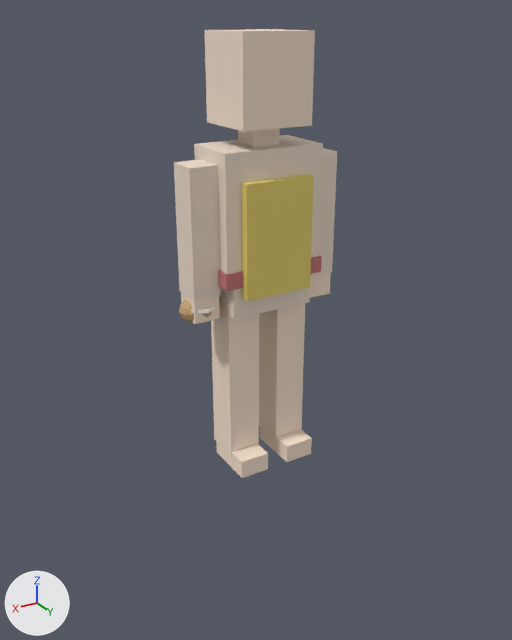
A saved change to the glTF model characters/eurydice.glb.
The view is the same before and after, from a camera (50 mm lens) standing at (1.74, 2.88, 2.24) and looking at (-0.02, -0.06, 0.77). The axes (+X, +Y, +Z) are drawn at lower left. The lights are the same throughout. The first picture is the older version. Where no turn or scale is listed for an object, it has been applied to the vertices. Vertices at exactly the same position are counted once.

Script lines for the objects in view, before the commit:
```python
ob_arm_l_upper = bpy.data.objects.new('arm_L_upper', me_cube_009)
ob_arm_l_upper.parent = ob_arm_l
ob_arm_l_upper.location = (0.0, 0.0, -0.3)
ob_arm_l_upper.scale = (0.07, 0.08, 0.31)
ob_arm_r_hand = bpy.data.objects.new('arm_R_hand', me_cube_012)
ob_arm_r_hand.parent = ob_arm_r
ob_arm_r_hand.location = (0.0, 0.0, -0.66)
ob_arm_r_hand.scale = (0.065, 0.075, 0.07)
ob_arm_r_upper = bpy.data.objects.new('arm_R_upper', me_cube_011)
ob_arm_r_upper.parent = ob_arm_r
ob_arm_r_upper.location = (0.0, 0.0, -0.3)
ob_arm_r_upper.scale = (0.07, 0.08, 0.31)
ob_head = bpy.data.objects.new('head', me_cube_003)
ob_head.parent = ob_eurydice
ob_head.location = (0.0, 0.0, 1.98)
ob_head.scale = (0.18, 0.17, 0.2)
ob_leg_r_foot = bpy.data.objects.new('leg_R_foot', me_cube_016)
ob_leg_r_foot.parent = ob_leg_r
ob_leg_r_foot.location = (0.0, 0.06, -0.88)
ob_leg_r_foot.scale = (0.08, 0.14, 0.05)
ob_outfit_apron_0 = bpy.data.objects.new('outfit_apron_0', me_cube_017)
ob_outfit_apron_0.parent = ob_eurydice
ob_outfit_apron_0.location = (0.0, 0.17, 1.28)
ob_outfit_apron_0.scale = (0.18, 0.025, 0.275)
ob_outfit_belt_0 = bpy.data.objects.new('outfit_belt_0', me_cube_018)
ob_outfit_belt_0.parent = ob_eurydice
ob_outfit_belt_0.location = (0.0, 0.0, 1.1)
ob_outfit_belt_0.scale = (0.27, 0.16, 0.04)
ob_prop_bread_1 = bpy.data.objects.new('prop_bread_1', me_cube_019)
ob_prop_bread_1.parent = ob_prop_bread
ob_prop_bread_1.location = (-0.03, 0.075, 0.07)
ob_prop_bread_1.rotation_euler = (0.0, 0.0, 0.5)  # degrees (0, 0, 29)
ob_prop_bread_1.scale = (0.04, 0.005, 0.0075)
ob_prop_bread_2 = bpy.data.objects.new('prop_bread_2', me_cube_020)
ob_prop_bread_2.parent = ob_prop_bread
ob_prop_bread_2.location = (0.04, 0.075, 0.07)
ob_prop_bread_2.rotation_euler = (0.0, 0.0, -0.5)  # degrees (0, 0, -29)
ob_prop_bread_2.scale = (0.04, 0.005, 0.0075)
# also in view: 'leg_L_shin' at (-0.14, 0.0, 0.53); 'leg_R_shin' at (0.14, 0.0, 0.53); 'torso' at (0.0, 0.0, 1.38); 'hips' at (0.0, 0.0, 1.02); 'leg_L_foot' at (-0.14, 0.06, 0.07)
```
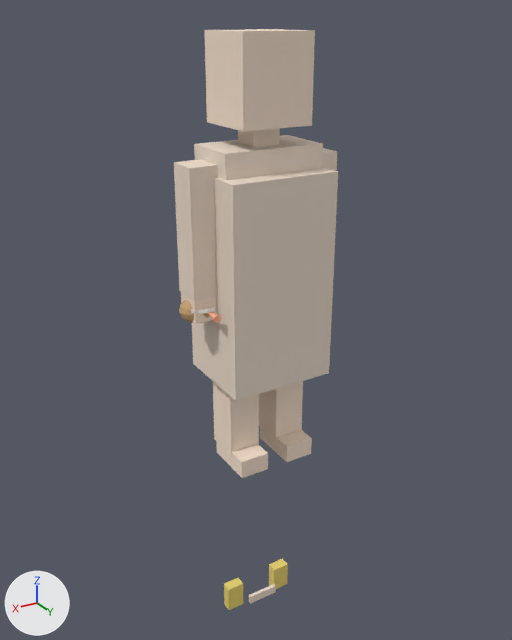
What differs and where, as boxes (x1, y1, x2, y2) in the pictures (512 x 640 px; the box of a moved part takes in the faces that stretch with it):
'outfit_tunic_0', added (pale yellow)
    after: (192, 167, 338, 401)
'outfit_apron_0', recoloured
    both: (241, 174, 314, 301)
'outfit_belt_0', recoloured
    both: (218, 255, 322, 291)
'outfit_sandals_1', added (yellow)
    after: (224, 578, 243, 610)
'outfit_sandals_0', added (yellow)
    after: (269, 558, 288, 589)
'outfit_sandals_2', added
    after: (249, 584, 276, 604)
'prop_bread_3', added
    after: (208, 312, 222, 323)
'prop_bread_1', recoloured
    both: (207, 307, 215, 313)
part 1 of me_cube_019, moved or reshaped
    before: (207, 307, 215, 313)
    after: (192, 167, 338, 401)
'hips', unchanged, covered by the edit
    before: (219, 274, 311, 319)

Patch to the scene script:
```diff
--- a/characters/eurydice.glb.py
+++ b/characters/eurydice.glb.py
@@ me_cube_009 @@
 me_cube_009.from_pydata(...)  # 8 vertices, 12 faces; spans x -1.0..1.0, y -1.0..1.0, z -1.0..1.0
-me_cube_009.materials.append(mat_eurydice_primary)  # pale yellow #eeddcc
+me_cube_009.materials.append(mat_eurydice_hair)  # beige #ad9377
@@ me_cube_019 @@
 # used by ob_prop_bread_1; parent = ob_prop_bread; location = (-0.03, 0.075, 0.07); rotation_euler = (0.0, 0.0, 0.5), in degrees (0, 0, 29); scale = (0.04, 0.005, 0.0075)
-me_cube_019.from_pydata(...)  # 8 vertices, 12 faces; spans x -1.0..1.0, y -1.0..1.0, z -1.0..1.0
-me_cube_019.materials.append(mat_eurydice_cream)  # white #fffaf1
+me_cube_019.from_pydata(...)  # 8 vertices, 12 faces; spans x -0.28..0.28, y -0.23..0.23, z -0.52..0.52
+# me_cube_019 part 1: the whole mesh is scaled about its middle by (0.28, 0.23, 0.525)
+me_cube_019.materials.append(mat_eurydice_primary)  # pale yellow #eeddcc
@@ me_cube_020 @@
 me_cube_020.from_pydata(...)  # 8 vertices, 12 faces; spans x -1.0..1.0, y -1.0..1.0, z -1.0..1.0
-me_cube_020.materials.append(mat_eurydice_cream)  # white #fffaf1
+me_cube_020.materials.append(mat_eurydice_accent)  # pink #c37676
@@ me_cube_018 @@
 me_cube_018.from_pydata(...)  # 8 vertices, 12 faces; spans x -1.0..1.0, y -1.0..1.0, z -1.0..1.0
-me_cube_018.materials.append(mat_eurydice_accent)  # pink #c37676
+me_cube_018.materials.append(mat_eurydice_secondary)  # yellow #e6d16d
@@ me_cube_027 @@
+me_cube_027.from_pydata(...)  # a box spanning x -1.0..1.0, y -1.0..1.0, z -1.0..1.0
+me_cube_027.materials.append(mat_eurydice_cream)  # white #fffaf1
@@ me_cube_026 @@
+me_cube_026.from_pydata(...)  # a box spanning x -1.0..1.0, y -1.0..1.0, z -1.0..1.0
+me_cube_026.materials.append(mat_eurydice_cream)  # white #fffaf1
@@ ob_arm_r_hand @@
-ob_arm_r_hand = bpy.data.objects.new('arm_R_hand', me_cube_012)
+ob_arm_r_hand = bpy.data.objects.new('arm_R_hand', me_cube_013)
 ob_arm_r_hand.parent = ob_arm_r
@@ ob_arm_r_upper @@
-ob_arm_r_upper = bpy.data.objects.new('arm_R_upper', me_cube_011)
+ob_arm_r_upper = bpy.data.objects.new('arm_R_upper', me_cube_012)
 ob_arm_r_upper.parent = ob_arm_r
@@ ob_prop_bread_1 @@
-ob_prop_bread_1 = bpy.data.objects.new('prop_bread_1', me_cube_019)
+ob_prop_bread_1 = bpy.data.objects.new('prop_bread_1', me_cube_026)
 ob_prop_bread_1.parent = ob_prop_bread
@@ ob_prop_bread_2 @@
-ob_prop_bread_2 = bpy.data.objects.new('prop_bread_2', me_cube_020)
+ob_prop_bread_2 = bpy.data.objects.new('prop_bread_2', me_cube_027)
 ob_prop_bread_2.parent = ob_prop_bread
@@ ob_leg_l_foot @@
-ob_leg_l_foot = bpy.data.objects.new('leg_L_foot', me_cube_014)
+ob_leg_l_foot = bpy.data.objects.new('leg_L_foot', me_cube_015)
 ob_leg_l_foot.parent = ob_leg_l
@@ ob_leg_l_shin @@
-ob_leg_l_shin = bpy.data.objects.new('leg_L_shin', me_cube_013)
+ob_leg_l_shin = bpy.data.objects.new('leg_L_shin', me_cube_014)
 ob_leg_l_shin.parent = ob_leg_l
@@ ob_leg_r_shin @@
-ob_leg_r_shin = bpy.data.objects.new('leg_R_shin', me_cube_015)
+ob_leg_r_shin = bpy.data.objects.new('leg_R_shin', me_cube_016)
 ob_leg_r_shin.parent = ob_leg_r
@@ ob_outfit_apron_0 @@
-ob_outfit_apron_0 = bpy.data.objects.new('outfit_apron_0', me_cube_017)
+ob_outfit_apron_0 = bpy.data.objects.new('outfit_apron_0', me_cube_018)
 ob_outfit_apron_0.parent = ob_eurydice
@@ ob_outfit_belt_0 @@
-ob_outfit_belt_0 = bpy.data.objects.new('outfit_belt_0', me_cube_018)
+ob_outfit_belt_0 = bpy.data.objects.new('outfit_belt_0', me_cube_020)
 ob_outfit_belt_0.parent = ob_eurydice
@@ ob_outfit_tunic_0 @@
+ob_outfit_tunic_0 = bpy.data.objects.new('outfit_tunic_0', me_cube_019)
+ob_outfit_tunic_0.location = (0.0, 0.02, 1.05)
@@ ob_outfit_sandals_2 @@
+ob_outfit_sandals_2 = bpy.data.objects.new('outfit_sandals_2', me_cube_025)  # a box spanning x -0.09..0.09, y -0.01..0.01, z -0.025..0.025; in mat_eurydice_primary (pale yellow #eeddcc)
+ob_outfit_sandals_2.location = (0.0, 0.05, -1.0)
@@ ob_outfit_sandals_1 @@
+ob_outfit_sandals_1 = bpy.data.objects.new('outfit_sandals_1', me_cube_024)  # a box spanning x -0.05..0.05, y -0.03..0.03, z -0.08..0.08; in mat_eurydice_secondary (yellow #e6d16d)
+ob_outfit_sandals_1.location = (0.16, -0.02, -0.98)
@@ ob_outfit_sandals_0 @@
+ob_outfit_sandals_0 = bpy.data.objects.new('outfit_sandals_0', me_cube_024.copy())
+ob_outfit_sandals_0.location = (-0.16, -0.02, -0.98)
@@ ob_prop_bread_3 @@
+ob_prop_bread_3 = bpy.data.objects.new('prop_bread_3', me_cone_001)  # a 12-sided cone pointing to -y spanning x -0.02..0.02, y -0.06..0.06, z -0.02..0.02; in mat_eurydice_flame (beige #ffb18c)
+ob_prop_bread_3.location = (0.33, 0.12, 0.94)
```
